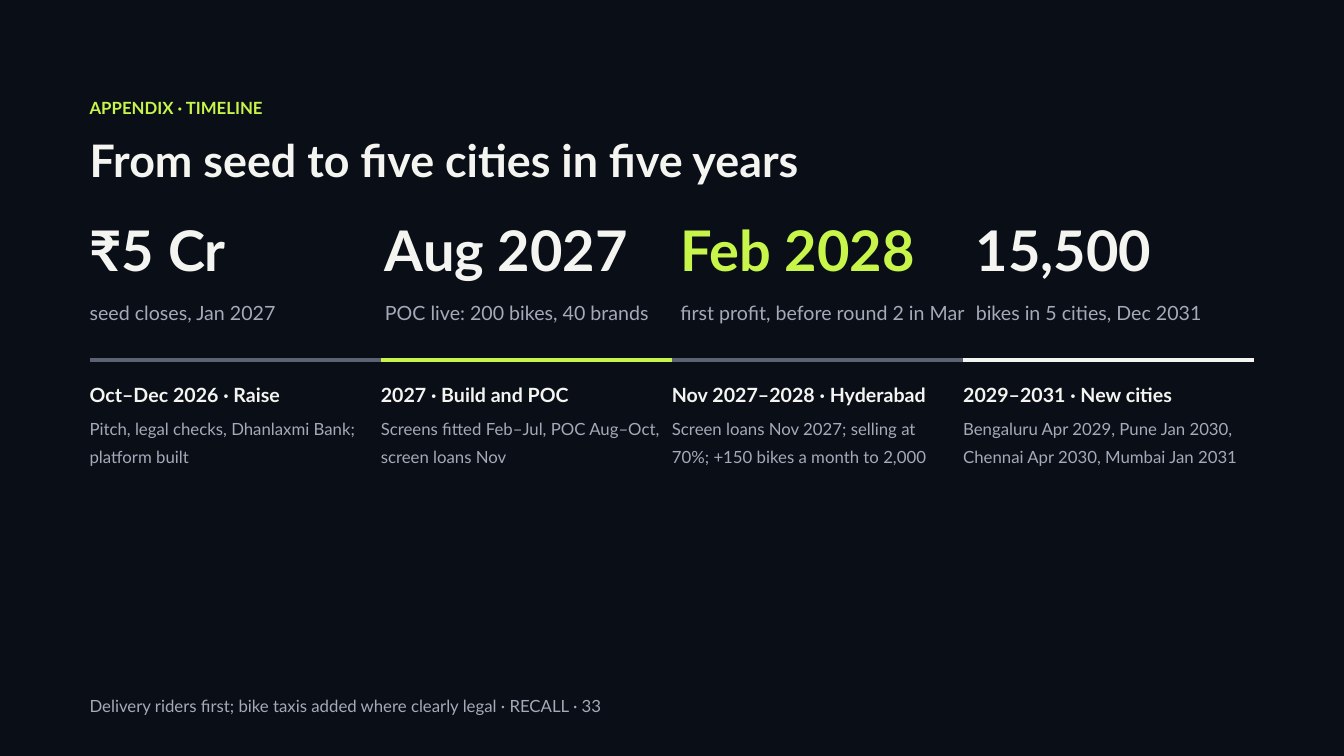
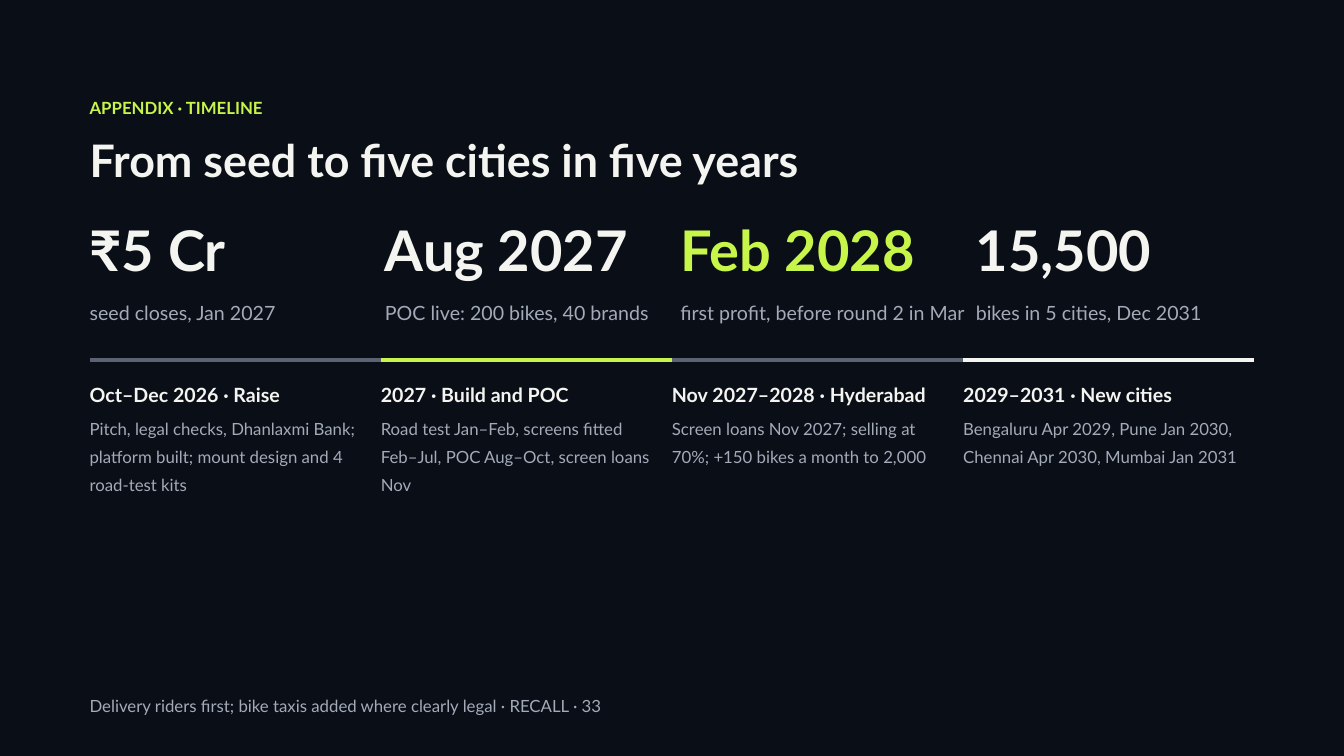
Before and after one commit to Picorus/recall-platform, a slide deck: slide 33 of docs/investor/01_RECALL_Investor_Deck_v5.4.pptx. Drawn at 1344x756 pixels with LibreOffice and Linux fonts; fonts in the diff are those of the drawing. Boxes give left, top, right and bottom in pixels: in the first picture for what was removed or moved away, otherwise in the second. Text is boxed around its words. In the diff, an @@ line names an element or a change of style, - is before the commit and + after.

```diff
--- a/docs/investor/01_RECALL_Investor_Deck_v5.4.pptx
+++ b/docs/investor/01_RECALL_Investor_Deck_v5.4.pptx
@@ text at (90, 422, 355, 491): text changed @@
-Pitch, legal checks, Dhanlaxmi Bank; platform built
+Pitch, legal checks, Dhanlaxmi Bank; platform built; mount design and 4 road-test kits
@@ text at (381, 422, 649, 466): text changed @@
-Screens fitted Feb–Jul, POC Aug–Oct, screen loans Nov
+Road test Jan–Feb, screens fitted Feb–Jul, POC Aug–Oct, screen loans Nov
```
Also in this commit, not shown: 8 other slides changed, 9 other files.
